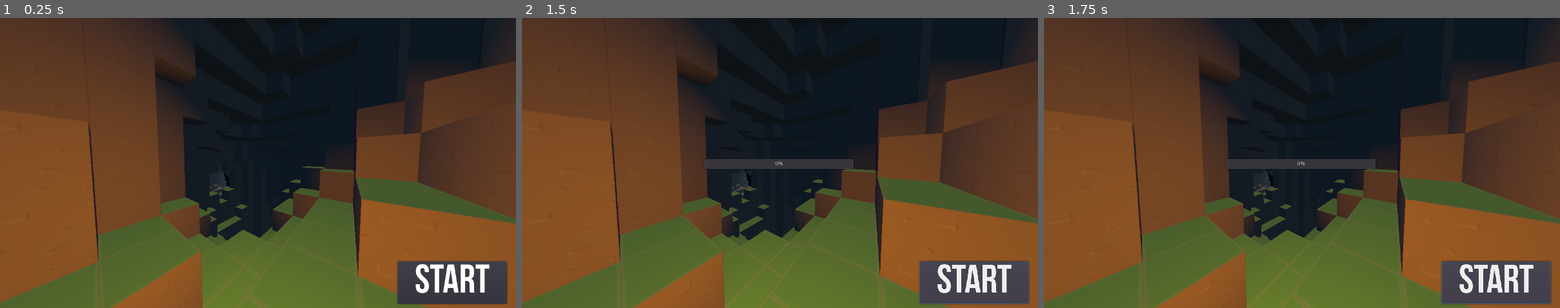
Above: before the commit, frames 1-3 (left to right).
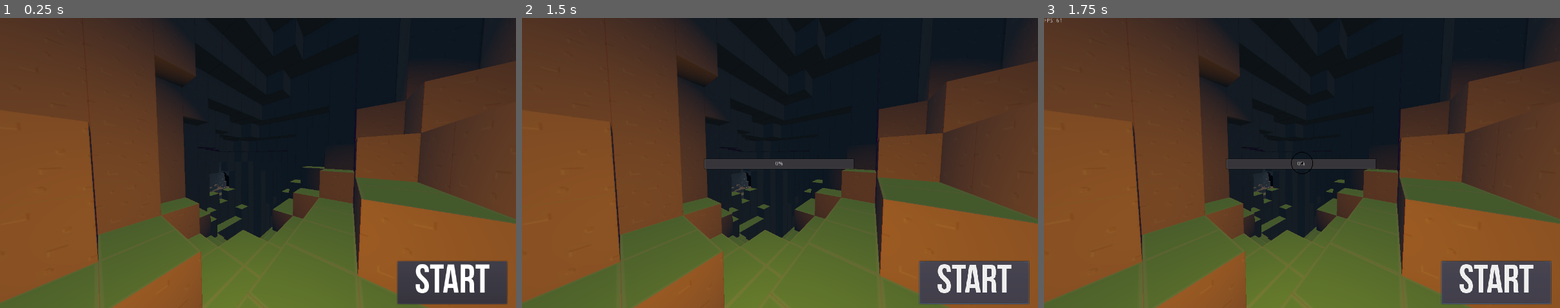
Above: after the commit, the same moments.

Repository: ThomBogers/blocks
Game: Godot game, scene res://scenes/Menu.tscn
Two runs of this game, one before a commit and one after it. Both use one fixed random seed, a clock stepped at 60 frames per second and the inputs below.
Inputs:
- Up to frame 1 (0.25 s): no input
- Up to frame 2 (1.5 s): click "Start" at 0.5 s; click "Start" at 1.25 s
- Up to frame 3 (1.75 s): no input

Frames 1-2 are identical in both runs. In frame 3, less than 0.1% of the frame differs, in the area x 0-53%, y 0-54%.

Commit message:
Chunk save works, load works when not threaded

Diff:
--- a/scenes/Game.tscn
+++ b/scenes/Game.tscn
@@ -100,12 +100,19 @@
 margin_bottom = 621.375
 texture = ExtResource( 5 )
 
-[node name="saveState" type="Button" parent="World/Player/InGameMenu/Background"]
+[node name="saveWorldState" type="Button" parent="World/Player/InGameMenu/Background"]
+margin_left = 100.204
+margin_top = 165.427
+margin_right = 220.204
+margin_bottom = 185.427
+text = "Save world state"
+
+[node name="savePlayerState" type="Button" parent="World/Player/InGameMenu/Background"]
 margin_left = 100.0
 margin_top = 140.0
 margin_right = 175.0
 margin_bottom = 160.0
-text = "Save state"
+text = "Save player state"
 
 [node name="goToMain" type="Button" parent="World/Player/InGameMenu/Background"]
 visible = false
@@ -162,6 +169,7 @@
 [node name="Savestate" type="Node" parent="."]
 script = ExtResource( 10 )
 
-[connection signal="pressed" from="World/Player/InGameMenu/Background/saveState" to="World/Player" method="_on_saveState_pressed"]
+[connection signal="pressed" from="World/Player/InGameMenu/Background/saveWorldState" to="World" method="_on_saveState_pressed"]
+[connection signal="pressed" from="World/Player/InGameMenu/Background/savePlayerState" to="World/Player" method="_on_saveState_pressed"]
 [connection signal="pressed" from="World/Player/InGameMenu/Background/goToMain" to="." method="_on_goToMain_pressed"]
 [connection signal="pressed" from="World/Player/InGameMenu/Background/quit" to="." method="_on_quit_pressed"]
--- a/src/util/savestate.gd
+++ b/src/util/savestate.gd
@@ -1,6 +1,8 @@
 extends Node
 
-const playerStateLocation = 'res://user/saved_player.sav'
+const savePath = 'res://user/'
+const savePost = '.sav'
+
 
 func logMessage(message: String):
 	var name = self.get_script().get_path().get_file().replace('.gd', '')
@@ -8,6 +10,39 @@
 
 func _ready():
     pass
+
+func _saveToFile(location, data):
+    var file = File.new()
+    if file.open(location, File.WRITE) != 0:
+        logMessage("Error opening file")
+        return
+
+    file.store_line(to_json(data))
+    file.close()
+
+func _loadFromFile(location):
+    var data = Dictionary()
+    var file = File.new()
+    if file.open(location, File.READ) != 0:
+        # logMessage("Error opening file")
+        return
+
+    while not file.eof_reached():
+        var line = file.get_line()
+        logMessage("chunk line: " + line)
+        var json = parse_json(line)
+        logMessage("chunk json: " + (str(json)) + ' type: ' + str(typeof(json)))
+        if not json:
+            continue
+
+        for json_key in json.keys():
+            logMessage('chunk key: ' + json_key)
+            var json_value = json.get(json_key)
+            if not json:
+                return
+            data[json_key] = json_value
+
+    return data
 
 func savePlayerState(position, rotation, pitch, yaw):
     logMessage("saving player state, pos: " + str(position) + " rot: " + str(rotation) + " pch: " + str(pitch) + " yaw: " + str (yaw))
@@ -17,16 +52,18 @@
         pitch = var2str(pitch),
         yaw = var2str(yaw)
     }
+    var playerStateLocation = savePath + 'saved_player' + savePost
+    _saveToFile(playerStateLocation, data)
+    logMessage('saved player state')
 
-    var file = File.new()
-    if file.open(playerStateLocation, File.WRITE) != 0:
-        logMessage("Error opening file")
-        return
 
-    # Save the dictionary as JSON (or whatever you want, JSON is convenient here because it's built-in)
-    file.store_line(to_json(data))
-    file.close()
-    logMessage('saved player state')
+func saveChunkState(id, diff):
+    var chunkLocation = savePath + "chunk_" + id + savePost
+    logMessage("saving chunk state: " + chunkLocation + ' diff: ' + str(diff))
+    # var data = var2str(diff)
+    _saveToFile(chunkLocation, diff)
+    logMessage('saved chunk state')
+
 
 func loadPlayerState():
     logMessage("Loading player state")
@@ -36,6 +73,7 @@
         pitch = null,
         yaw = null
     }
+    var playerStateLocation = savePath + 'saved_player' + savePost
 
     var file = File.new()
     if file.open(playerStateLocation, File.READ) != 0:
@@ -59,3 +97,13 @@
 
     file.close()
     return data
+
+func loadChunkState(id):
+    var chunkLocation = savePath + "chunk_" + id + savePost
+    # logMessage("loading chunk state: " + chunkLocation)
+    var data = _loadFromFile(chunkLocation)
+
+    if data:
+        logMessage('loaded chunk state')
+
+    return data
--- a/src/world/Chunk.gd
+++ b/src/world/Chunk.gd
@@ -12,6 +12,7 @@
 var CONSTANTS = load("res://src/util/constants.gd")
 
 onready var threadpool = get_node("../../Threadpool")
+onready var savestate = get_node("../../Savestate")
 
 var chunkoffset = Vector3(0,0,0)
 var offset
@@ -40,6 +41,8 @@
 var worldseed
 var thread
 var initialized
+
+var diff = Dictionary()
 
 # type dict for checking noise distribution
 var type_dict = Dictionary()
@@ -58,8 +61,11 @@
 }
 
 func logMessage(message: String):
-	var name = self.get_script().get_path().get_file().replace('.gd', '')
+	var name = self.get_script().get_path().get_file().replace('.gd', '') + " " + getName()
 	print( name, ": ", message)
+
+func getName():
+	return str(offset.x) + "_" + str(offset.z) + "_" + str(offset.y)
 
 func init(id: int, _offset: Vector3, _worldseed: int):
 	cubesize = CONSTANTS.CUBESIZE
@@ -72,6 +78,18 @@
 	this.translate(chunkoffset)
 
 	worldseed = _worldseed
+
+# func _ready():
+# 	var loadDiff = savestate.loadChunkState(getName())
+# 	if loadDiff:
+# 		logMessage("got diff2 " + str(loadDiff))
+# 		logMessage("got diff2 size " + str(loadDiff.size()))
+# 		diff = loadDiff
+
+func saveState():
+	if(diff.size() > 0):
+		logMessage("save chunk")
+		savestate.saveChunkState(getName(), diff)
 
 func hit(x_pos, z_pos, y_pos, type, origin):
 	logMessage("collision, X: " + str(x_pos) + " Z: " + str(z_pos) + " Y: " + str(y_pos) )
@@ -91,13 +109,18 @@
 
 	if chunk[x_pos][z_pos][y_pos] == BLOCK_TYPE.BEDROCK:
 		return
-
+	var change
 	if type == EQUIPMENT.TYPES.ARM:
-		chunk[x_pos][z_pos][y_pos] = BLOCK_TYPE.AIR
+		change = BLOCK_TYPE.AIR
+
 	elif type == EQUIPMENT.TYPES.DIRT:
-		chunk[x_pos][z_pos][y_pos] = BLOCK_TYPE.DIRT
+		change = BLOCK_TYPE.DIRT
 	else:
 		logMessage("collision, UNKOWN HIT TYPE: "+ str(type))
+		return
+
+	chunk[x_pos][z_pos][y_pos] = change
+	diff[str(x_pos) + "_" + str(z_pos) + "_" + str(y_pos)] = change
 
 	clean = false
 	var _thread = threadpool.get_thread(true)
@@ -107,29 +130,32 @@
 func render(_thread):
 	if thread == null && _thread != null && not _thread.is_active():
 		thread = _thread
-		thread.start(self, "_render_mesh_thread", {}, 2)
-
-func renderEnd(mesh):
-	logMessage("renderDone wait_to_finish ")
+		thread.start(self, "_render_mesh_thread", {chunkDiff = diff}, 2)
+
+func renderEnd(data):
+	# logMessage("renderDone wait_to_finish ")
 	if thread:
 		thread.wait_to_finish();
 
 
-	if mesh:
-		meshInstance.set_mesh(mesh)
+	if data && data.mesh:
+		meshInstance.set_mesh(data.mesh)
 		meshInstance.create_trimesh_collision()
 		# Remove old collision mesh if present
 		var coll = meshInstance.get_children()
 		if coll.size() > 1:
 			coll[0].queue_free()
 
+	if data && data.diff:
+		diff = data.diff
+
 	thread = null
 	initialized = true
 	clean = true
-	logMessage("renderDone end ")
-
-
-func _build_chunk_opensimplex_3d():
+	# logMessage("renderDone end ")
+
+
+func _build_chunk_opensimplex_3d(chunkDiff):
 	noise.seed = worldseed
 	noise.lacunarity = 2
 	noise.octaves = 4
@@ -146,7 +172,12 @@
 				var cube_z = (chunkoffset.z/cubesize) + z
 				var cube_y = (chunkoffset.y/cubesize) + y
 
-				if cube_y == 0:
+				if chunkDiff and chunkDiff.has(str(x) + "_" + str(z) + "_" + str(y)):
+					var val = chunkDiff.get(str(x) + "_" + str(z) + "_" + str(y))
+					logMessage("DIFF key: " +  str(x) + "_" + str(z) + "_" + str(y) + " value: " + str(val))
+					chunk[x][z].append(val)
+
+				elif cube_y == 0:
 					chunk[x][z].append(BLOCK_TYPE.BEDROCK)
 				else:
 					var type = noise.get_noise_3d(cube_x, cube_z, cube_y)
@@ -178,8 +209,10 @@
 
 func _render_mesh_thread(params):
 
+	var loadDiff
 	if(!chunkInitialised):
-		_build_chunk_opensimplex_3d()
+		loadDiff = savestate.loadChunkState(getName())
+		_build_chunk_opensimplex_3d(loadDiff)
 		chunkInitialised = true
 
 	var surfTool = SurfaceTool.new()
@@ -251,7 +284,7 @@
 	surfTool.index()
 	surfTool.commit(mesh)
 
-	call_deferred('renderEnd', mesh)
+	call_deferred('renderEnd', {mesh = mesh, diff = loadDiff})
 	return;
 
 
--- a/src/world/World.gd
+++ b/src/world/World.gd
@@ -64,6 +64,12 @@
 	if chunk:
 		chunk.hit(chunk_x_pos, chunk_z_pos, chunk_y_pos, type, origin)
 
+func _on_saveState_pressed():
+	logMessage("save world state")
+	for key in chunk_dict.keys():
+		var chunk = _get_chunk(key)
+		chunk.saveState()
+
 func _draw_surround():
 	var current_chunk = _get_player_chunk_loc()
 	var id = 0
@@ -124,7 +130,7 @@
 		chunk.call_deferred("free")
 
 func _get_chunk(key):
-	if not chunk_dict.get(key):
+	if not chunk_dict.has(key):
 		logMessage('chunk missing from dict id: ' + str(key))
 		return
 
@@ -169,7 +175,7 @@
 
 		if not chunk.clean || not chunk.initialized:
 			clean_run = false
-			_render_chunk_threaded(key, chunk)
+			_render_chunk(key, chunk)
 
 	if clean_run:
 		if !world_ready:
@@ -188,5 +194,5 @@
 	var thread = threadpool.get_thread(false)
 	if(thread == null):
 		return;
-	logMessage("_render_chunk_threaded chunk: " + str(key))
+	# logMessage("_render_chunk_threaded chunk: " + str(key))
 	chunk.render(thread)
Not shown: 3 places in scenes/Game.tscn that only renumber resources
